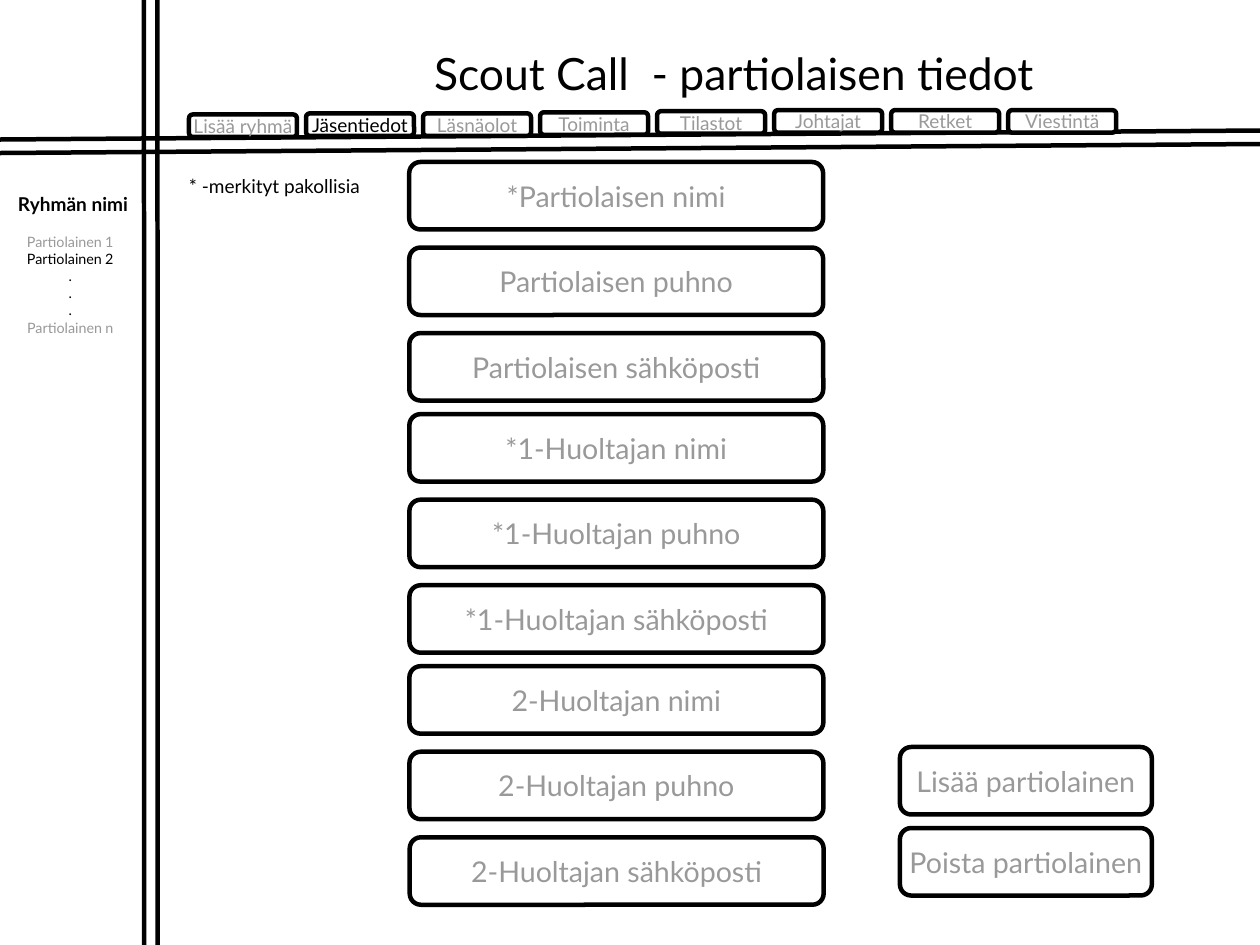
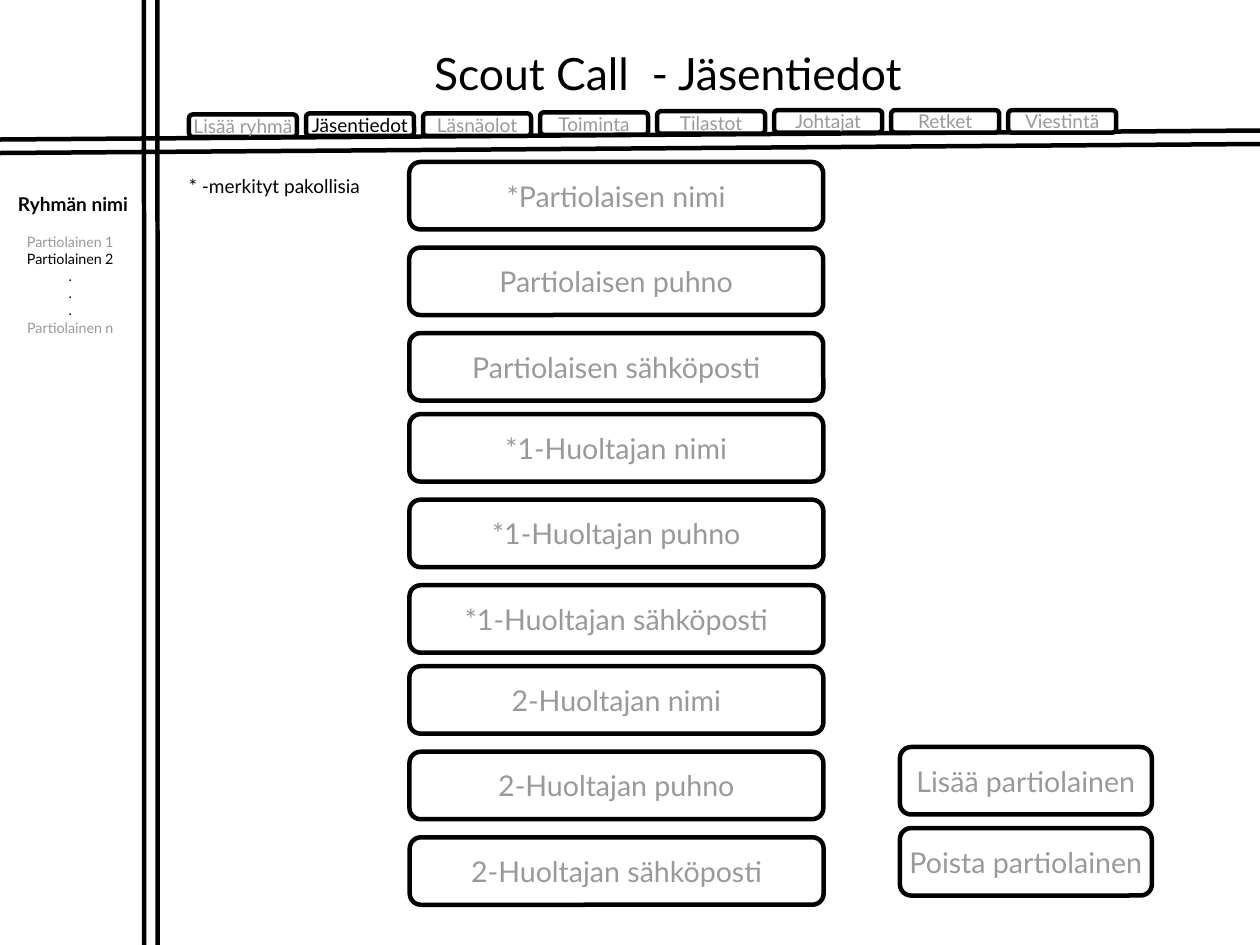
Before and after one commit to jraappan/ScoutCall, a slide deck: slide 3 of Docs/ScoutCallLayout_bw.odp. Drawn at 1260x945 pixels with LibreOffice and Linux fonts; fonts in the diff are those of the drawing. Boxes give left, top, right and bottom in pixels: in the first picture for what was removed or moved away, otherwise in the second. Text is boxed around its words. In the diff, an @@ line names an element or a change of style, - is before the commit and + after.

```diff
--- a/Docs/ScoutCallLayout_bw.odp
+++ b/Docs/ScoutCallLayout_bw.odp
@@ text at <box>434,57,901,91</box>: text changed @@
-Scout Call - partiolaisen tiedot
+Scout Call - Jäsentiedot
```
Also in this commit, not shown: 4 other slides changed, 2 slides added.
